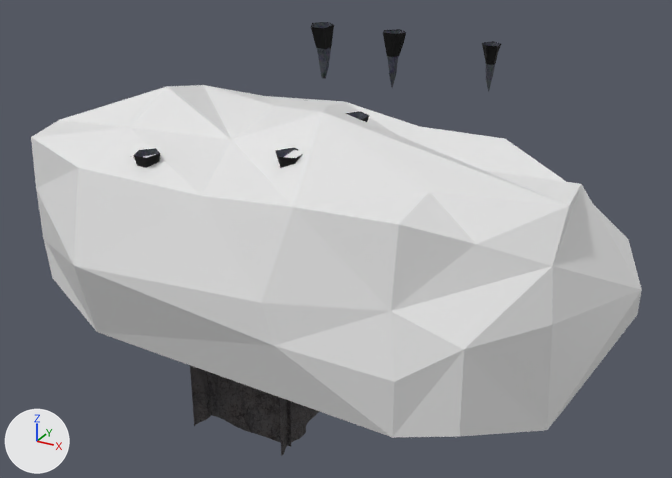
The Blender file Assets/Models/Iteration - Levels/Iteration 3/3 - Main Lobby.blend as it was, and as the next commit left it.
Both versions are drawn from a 50 mm lens placed at (108.2, -108.8, 63.5), pointed at (38.1, 18.8, -0.2). Every picture has the same lights, and +X, +Y and +Z are marked at lower left. The first picture is the older version.
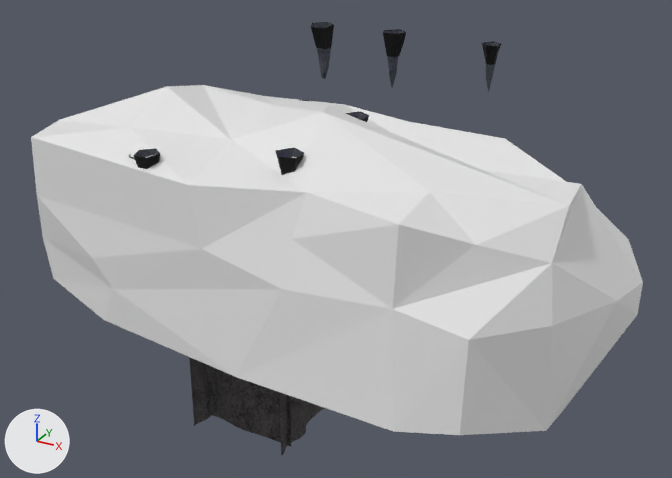
Where the change shows, as pixel boxes [x1, y1, x2, y2] in the pictures (672 x 478 px; the box of a moved part takes in the faces that stretch with it):
'Cave Cieling', reshaped
    before: [31, 85, 642, 438]
    after: [31, 85, 643, 435]
part 1 of me_cube_002, moved or reshaped
    before: [32, 136, 553, 438]
    after: [32, 136, 552, 435]

What the commit changed:
me_cube_002 is used by ob_cave_cieling; location (28.5, 2.1, 0.6); scale (21.6, 21.6, 21.6).
me_cube_002 had 136 vertices, 250 faces and spanned x -1.41..2.85, y -1.27..1.35, z -0.36..1.32.
me_cube_002 now has 136 vertices, 250 faces and spans x -1.41..2.85, y -1.09..1.21, z -0.36..1.32.
me_cube_002 part 1: 28 of 136 vertices moved; they spanned x -0.39..2.21, y -1.27..-0.62, z -0.23..1.11 and now span x -0.44..2.2, y -1.09..-0.57, z -0.22..1.11; mean shift (-0.04, 0.13, 0.02); largest move (-0.3, -1.27, 0.42) -> (-0.42, -0.93, 0.46).
Part 2, on me_cube_002:
Vertex 26 of me_cube_002 moves from (0.35, 1.06, -0.21) to (0.38, 1.0, -0.19).
Vertex 105 of me_cube_002 moves from (0.37, 1.1, 0.02) to (0.39, 1.05, 0.04).
Vertex 106 of me_cube_002 moves from (1.19, 1.23, 0.03) to (1.19, 1.14, 0.04).
Vertex 107 of me_cube_002 moves from (1.85, 1.14, 0.03) to (1.85, 1.13, 0.03).
Vertex 109 of me_cube_002 moves from (0.4, 1.2, 0.23) to (0.43, 1.15, 0.25).
Vertex 110 of me_cube_002 moves from (1.26, 1.34, 0.29) to (1.27, 1.15, 0.3).
Vertex 111 of me_cube_002 moves from (1.89, 1.3, 0.25) to (1.9, 1.15, 0.26).
Vertex 113 of me_cube_002 moves from (0.41, 1.24, 0.46) to (0.44, 1.19, 0.47).
Vertex 114 of me_cube_002 moves from (1.23, 1.27, 0.54) to (1.24, 1.15, 0.55).
Vertex 115 of me_cube_002 moves from (1.91, 1.35, 0.48) to (1.91, 1.16, 0.5).
Vertex 117 of me_cube_002 moves from (0.36, 1.15, 0.7) to (0.38, 1.12, 0.7).
Vertex 119 of me_cube_002 moves from (1.84, 1.21, 0.72) to (1.84, 1.15, 0.73).
